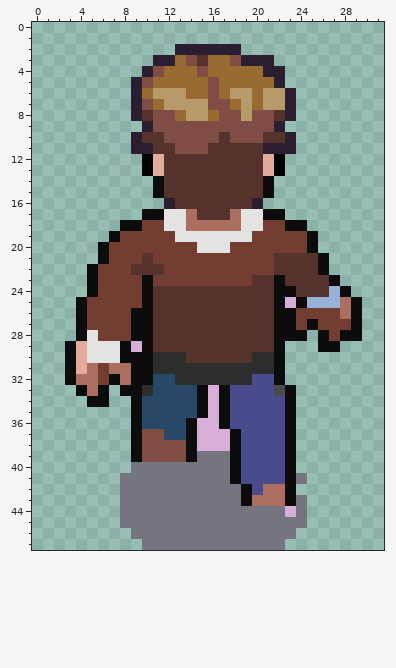
Two states of a pixel-art sprite, sprites/spr_principal_back/560d965e-1691-4437-a10d-718eb84b4293.png. Above is the file before it was changed.
The file is 96x144 pixels, drawn in blocks of 3x3; one block is one cell here.
After the commit:
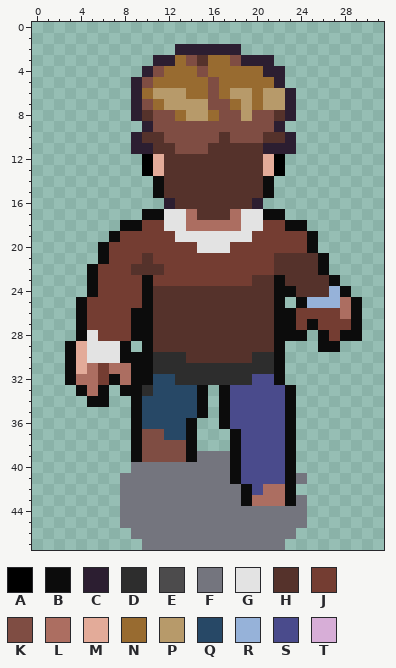
Palette (. is transparent): A #000000  B #0c0c0c  C #2c1e31  D #2d2d2d  E #4c4b4c  F #74757e  G #e3e3e3  H #55322b  J #743d32  K #7f4d43  L #ac6e61  M #e3ab99  N #986b30  P #b79a6a  Q #274866  R #96b2d9  S #4a4b8c  T #d7aed7
Difference:
y 25: x 23 T -> .
y 29: x 9 T -> .
y 33: x 16 T -> .; x 22 E -> S
y 34..35: x 16 T -> .
y 36: x 15..16 TT -> ..
y 37..38: x 15..17 TTT -> ...
y 44: x 23 T -> F
